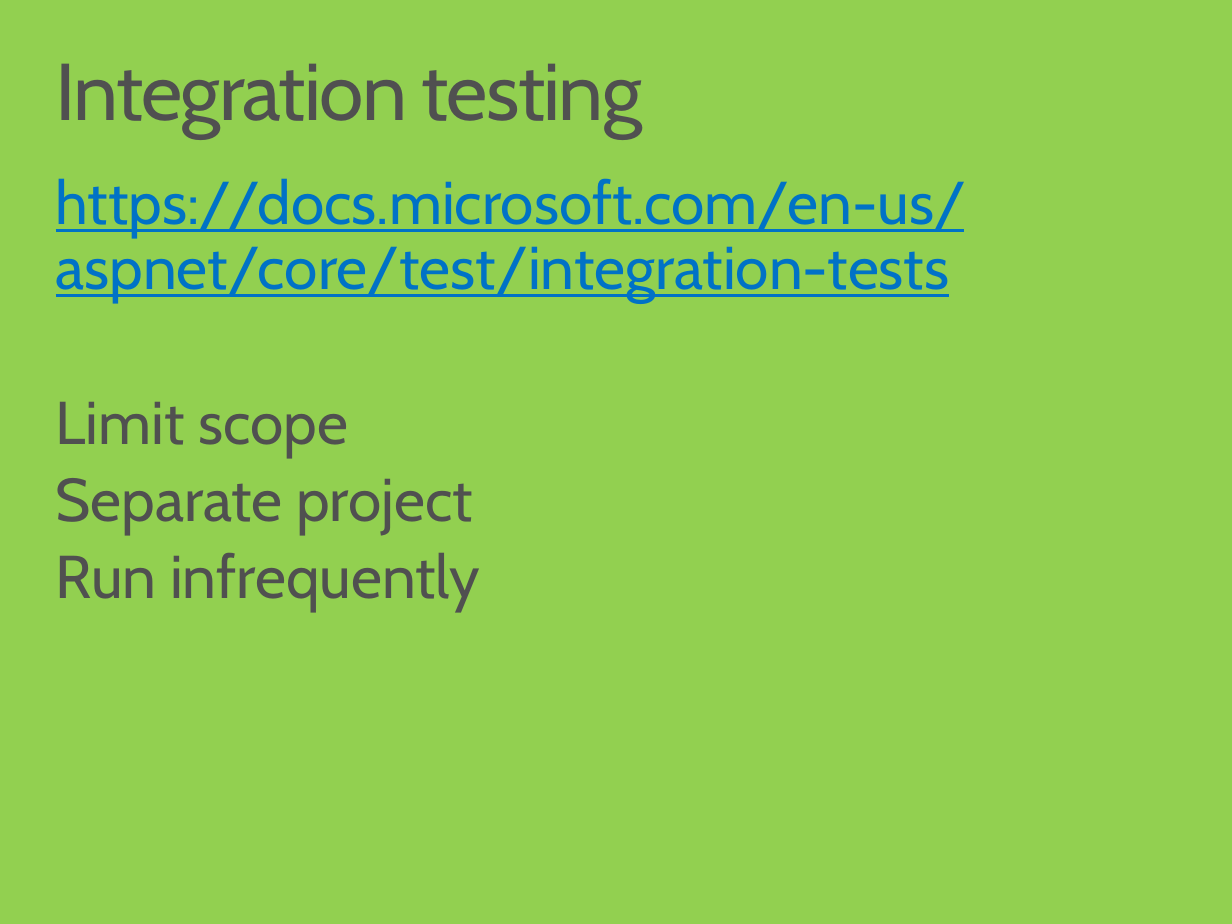
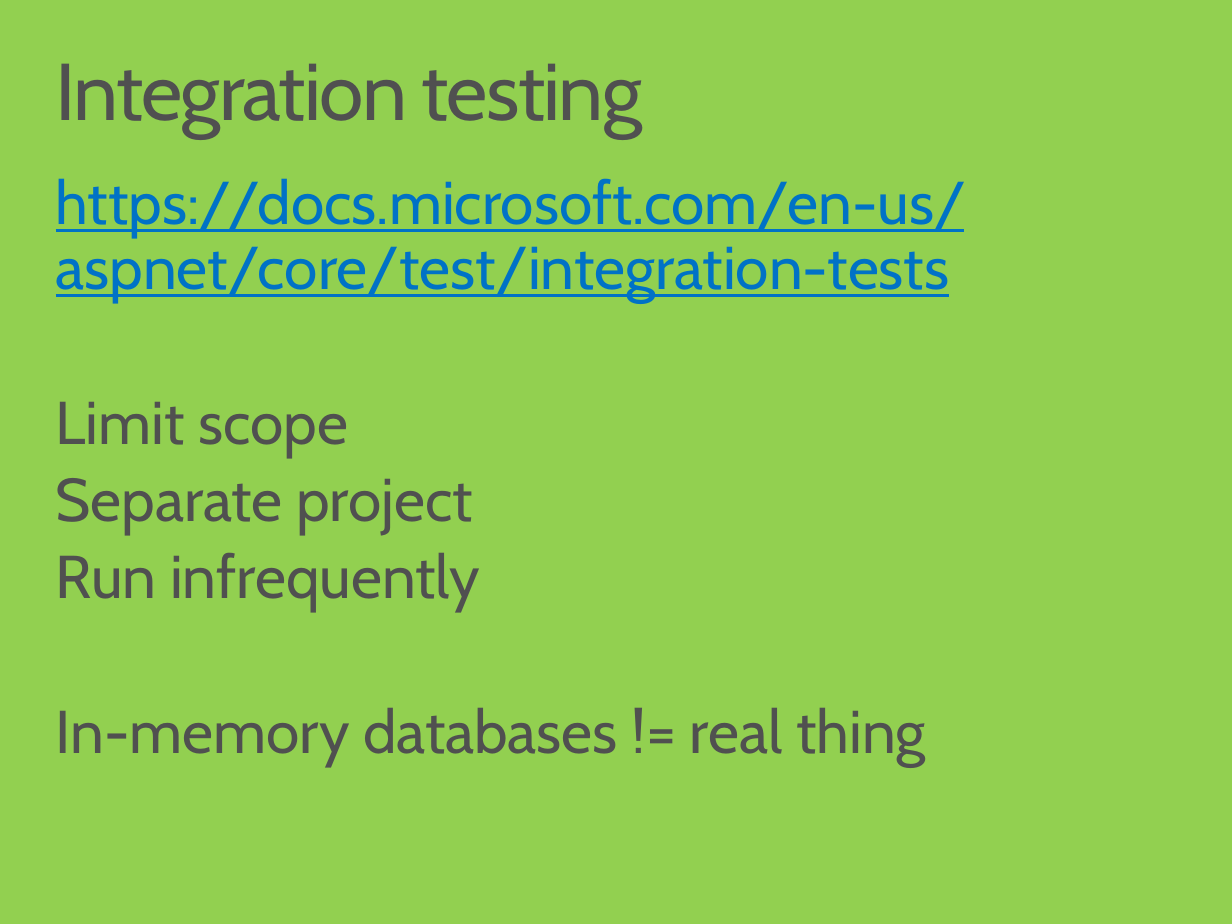
Before and after one commit to ondfisk/BDSA2018, a slide deck: slide 12 of Slides/Lecture11 - CSharp Redux.pptx (slide 10 before the commit). Drawn at 1232x924 pixels with LibreOffice and Linux fonts; fonts in the diff are those of the drawing. Boxes give left, top, right and bottom in pixels: in the first picture for what was removed or moved away, otherwise in the second. Text is boxed around its words. In the diff, an @@ line names an element or a change of style, - is before the commit and + after.

```diff
--- a/Slides/Lecture11 - CSharp Redux.pptx
+++ b/Slides/Lecture11 - CSharp Redux.pptx
@@ text at (56,708,926,766): paragraph added @@
+In-memory databases != real thing
```
Also in this commit, not shown: 2 other slides changed, 2 slides added.
